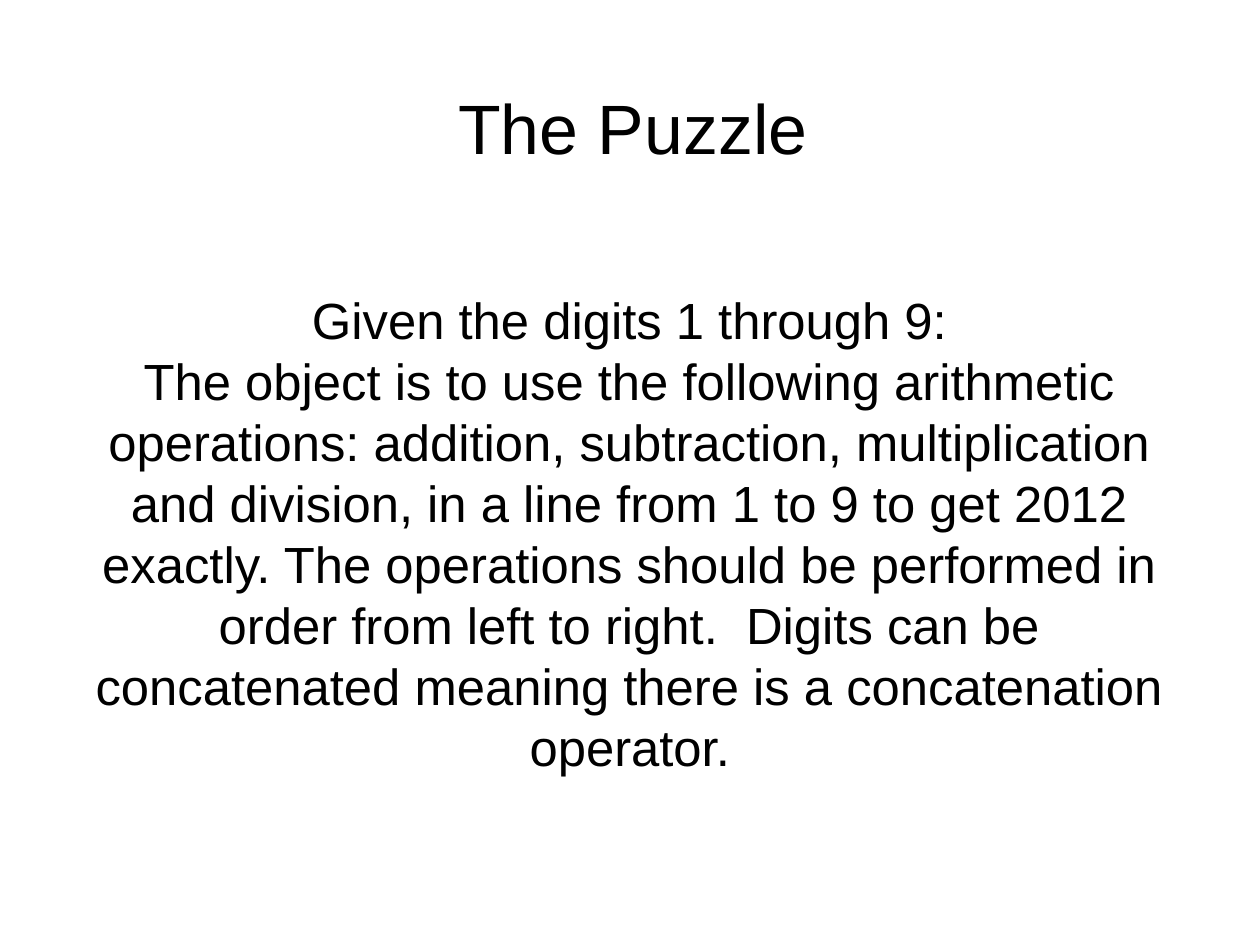
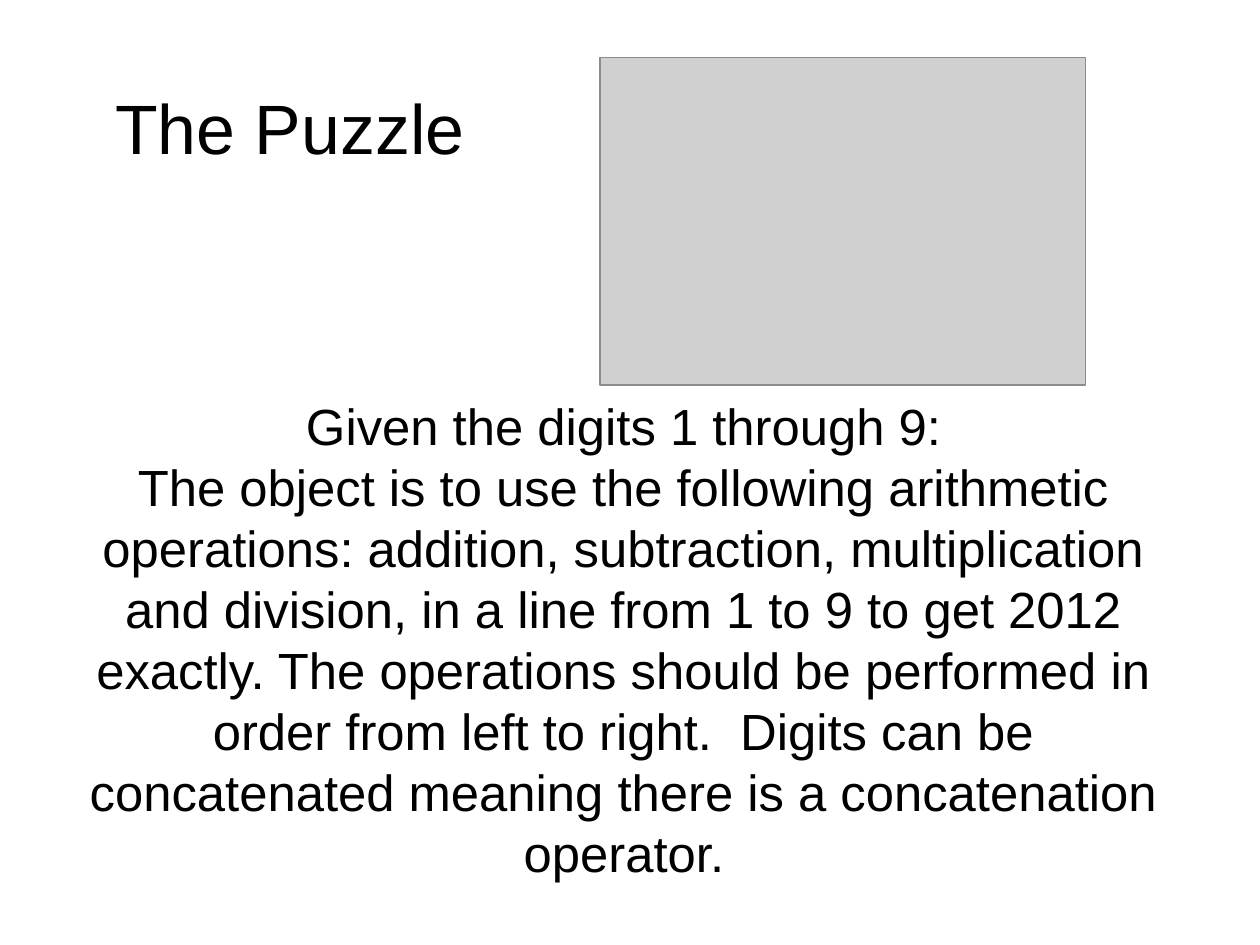
Before and after one commit to philtomson/OSBridge2012Talk, a slide deck: slide 3 of OSBridge2012.odp. Drawn at 1260x945 pixels with LibreOffice and Linux fonts; fonts in the diff are those of the drawing; grey boxes stand for pictures. Boxes give left, top, right and bottom in pixels: in the first picture for what was removed or moved away, otherwise in the second. Text is boxed around its words. In the diff, an @@ line names an element or a change of style, - is before the commit and + after.

```diff
--- a/OSBridge2012.odp
+++ b/OSBridge2012.odp
@@ title "The Puzzle": place and size @@
-title "The Puzzle" at box(458, 103, 808, 155)
+title "The Puzzle" at box(115, 103, 465, 155)
@@ picture added at box(600, 57, 1086, 385) @@
@@ subtitle "Given the digits 1 through ...": place and size @@
-subtitle "Given the digits 1 through ..." at box(96, 302, 1162, 777)
+subtitle "Given the digits 1 through ..." at box(90, 408, 1156, 883)
```
Also in this commit, not shown: 7 other slides changed, 7 slides added.
